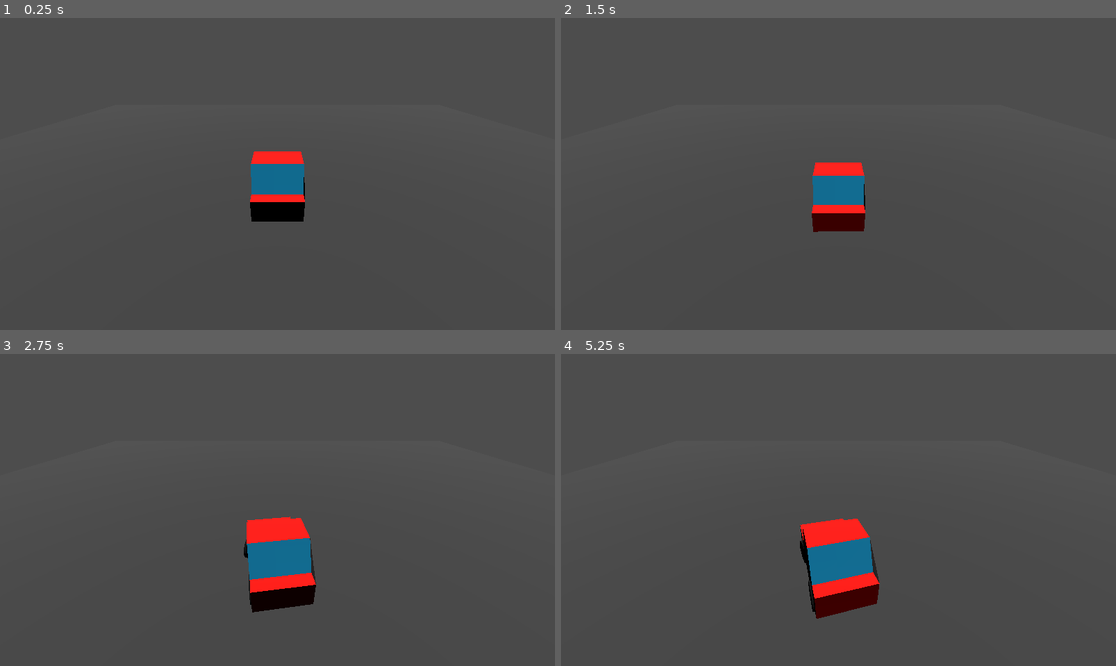
Above: before the commit, frames 1-4 (two rows, left to right).
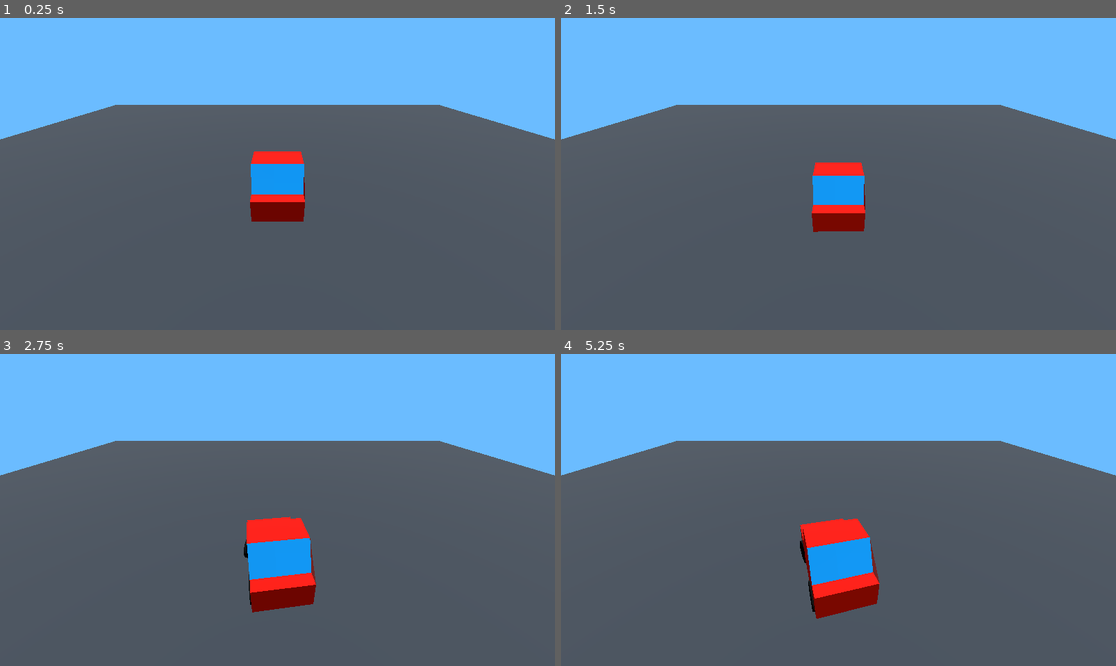
Above: after the commit, the same moments.

Repository: erdemy885/dds
Game: Godot game, scene res://game.tscn
The game is run twice, just before and just after one commit, with the same random seed, the same clock (stepped at 60 frames per second) and the same inputs.
Inputs:
- Up to frame 1 (0.25 s): no input
- Up to frame 2 (1.5 s): hold D (right) 0.53-1.28 s; tap Enter at 1.25 s; hold S (back) from 1.28 s (still down)
- Up to frame 3 (2.75 s): release S (back) at 2.03 s; hold D (right) from 2.03 s (still down)
- Up to frame 4 (5.25 s): release D (right) at 2.78 s; hold W (forward) 2.78-3.53 s; hold A (left) 3.53-5.03 s; hold S (back) from 5.03 s (still down)

The runs differ from the first frame. In frame 1, 48% of the frame differs, in the area x 0-100%, y 0-100%; in frame 2, 47%; in frame 3, 47%; in frame 4, 47%.

Commit message:
add basic world environment

Diff:
--- a/game.tscn
+++ b/game.tscn
@@ -12,6 +12,11 @@
 
 [sub_resource type="ConcavePolygonShape3D" id="ConcavePolygonShape3D_0ntwv"]
 data = PackedVector3Array(-50, 0.5, 50, 50, 0.5, 50, -50, -0.5, 50, 50, 0.5, 50, 50, -0.5, 50, -50, -0.5, 50, 50, 0.5,  …(428 unchanged characters)…
+
+[sub_resource type="Environment" id="Environment_cjia2"]
+background_mode = 1
+background_color = Color(0.419608, 0.737255, 1, 1)
+ambient_light_color = Color(1, 1, 1, 1)
 
 [node name="game" type="Node3D"]
 
@@ -32,3 +37,6 @@
 
 [node name="Camera3D" type="Camera3D" parent="."]
 transform = Transform3D(-3.78552e-08, 0.5, -0.866025, 2.18557e-08, 0.866025, 0.5, 1, 0, -4.37114e-08, -15.7184, 13.433, 0)
+
+[node name="WorldEnvironment" type="WorldEnvironment" parent="."]
+environment = SubResource("Environment_cjia2")
Not shown: 1 places in game.tscn that only renumber resources
